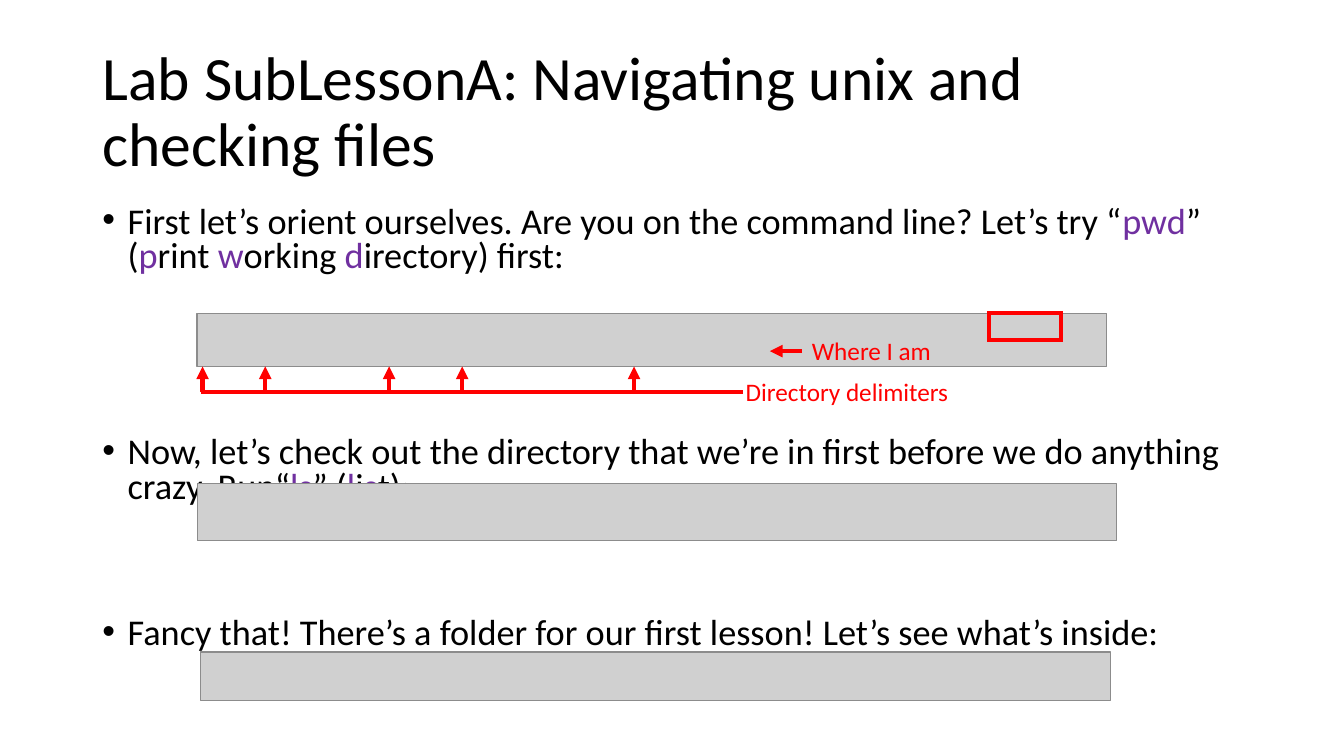
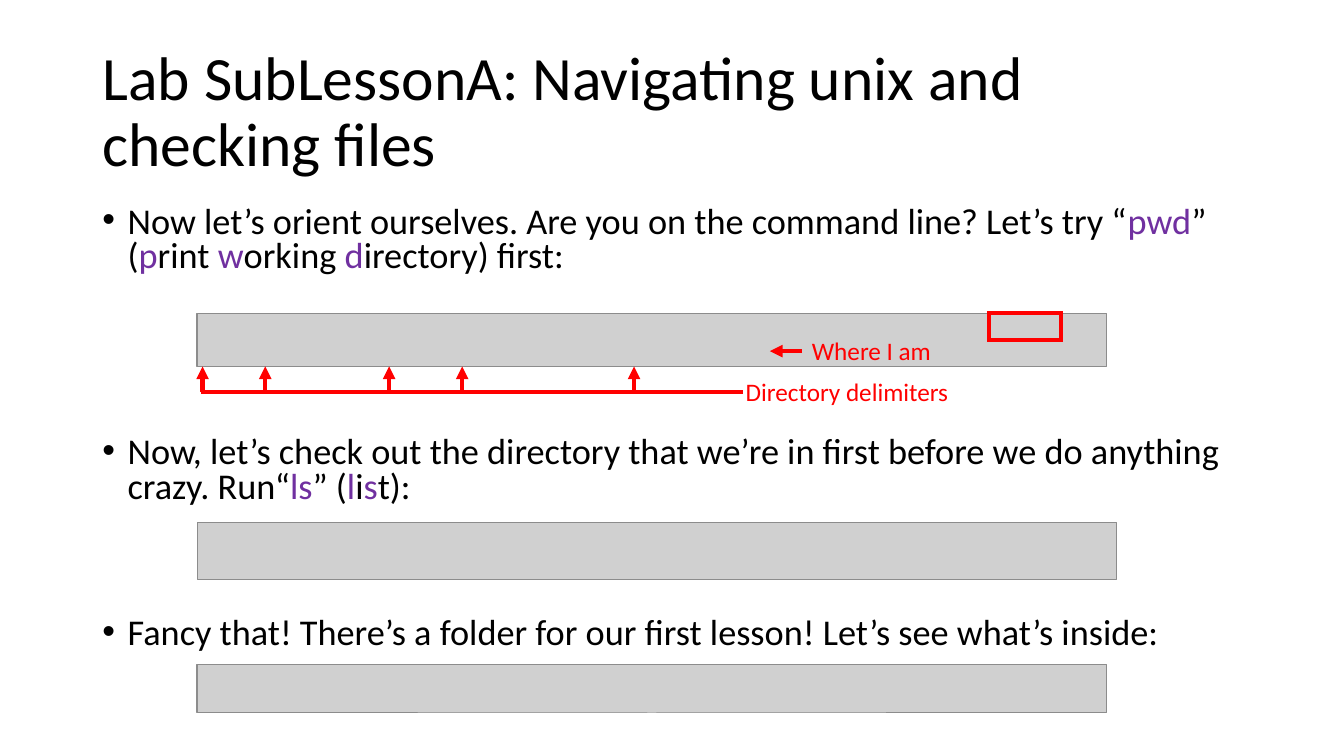
Before and after one commit to haibol2016/BioinformaticsTrainingWorkshop, a slide deck: slide 13 of 1.Unix/presentations/intro_to_unix_command_line.pptx (slide 12 before the commit). Drawn at 1344x756 pixels with LibreOffice and Linux fonts; fonts in the diff are those of the drawing; grey boxes stand for pictures. Boxes give left, top, right and bottom in pixels: in the first picture for what was removed or moved away, otherwise in the second. Text is boxed around its words. In the diff, an @@ line names an element or a change of style, - is before the commit and + after.

Commit message:
update unix slides

```diff
--- a/1.Unix/presentations/intro_to_unix_command_line.pptx
+++ b/1.Unix/presentations/intro_to_unix_command_line.pptx
@@ text at [128, 208, 1206, 275]: text changed @@
-• First let’s orient ourselves. Are you on the command line? Let’s try “pwd” (print working directory) first:
+• Now let’s orient ourselves. Are you on the command line? Let’s try “pwd” (print working directory) first:
@@ picture: place and size @@
-picture at [197, 484, 1117, 541]
+picture at [197, 522, 1117, 580]
@@ picture: place and size @@
-picture at [201, 652, 1110, 701]
+picture at [197, 664, 1106, 713]
```
Also in this commit, not shown: 8 other slides changed, 5 slides added, 3 other files.
